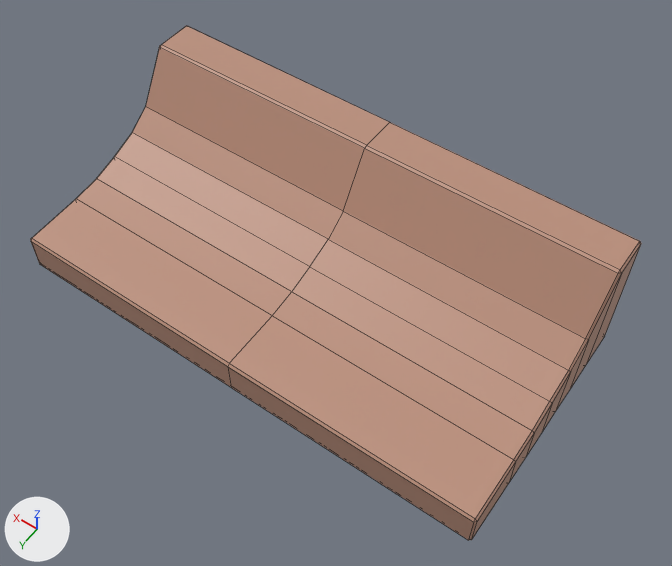
The FBX model SnailBoarder/Assets/Models/Models_v02/mesh_bigRampMod.fbx as it was, and as the next commit left it.
One viewpoint serves both versions: a 50 mm lens placed at (-0.052, 0.335, 0.435), pointed at (0.132, 0.078, 0.032). Arrows for +X, +Y and +Z are at lower left; the lights stay in place. Mesh edges are drawn as thin lines. Where no turn or scale is listed for an object, it has been applied to the vertices.

The first picture shows 'mesh_bigRampMod'.
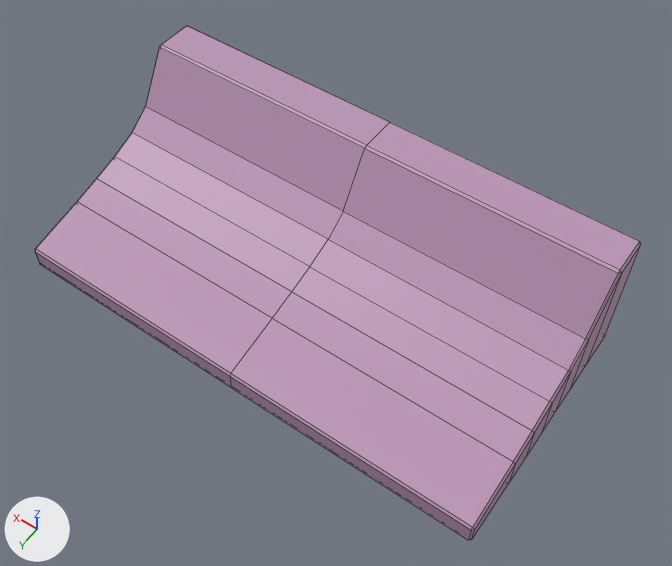
What differs and where, as boxes (x1, y1, x2, y2) in the pictures (672 x 566 px; the box of a moved part takes in the faces that stretch with it):
'mesh_bigRampMod', recoloured, reshaped (beige to pink): before (31, 26, 641, 540); after (35, 26, 641, 540)
part 1 of me_mesh, moved or reshaped: before (31, 179, 534, 540); after (35, 179, 534, 540)

The change, as a list of edits to the scene's bpy script:
```text
Add mat_t_rampsnrails:
    mat_t_rampsnrails = principled_material('T_RampsNRails')
    mat_t_rampsnrails.base_color = (0.5, 0.307, 0.47)  # pink #bc96b6
Change me_mesh:
    where me_mesh.from_pydata(...)  # 95 vertices, 98 faces; spans x 0.0..0.3, y 0.0..0.15, z 0.0..0.083
    used by ob_mesh_bigrampmod; location = (0.0, 0.0, 0.0)
    remove me_mesh.materials.append(mat_testmat2)  # beige #bc907c
    me_mesh part 1: all 13 vertices in x 0.0..0.3, y 0.112..0.15, z 0.022..0.025 are turned -10.4 degrees about the x axis through their middle, then moved by (0.0, 0.0, -0.006)
    add me_mesh.materials.append(mat_t_rampsnrails)  # pink #bc96b6
```
